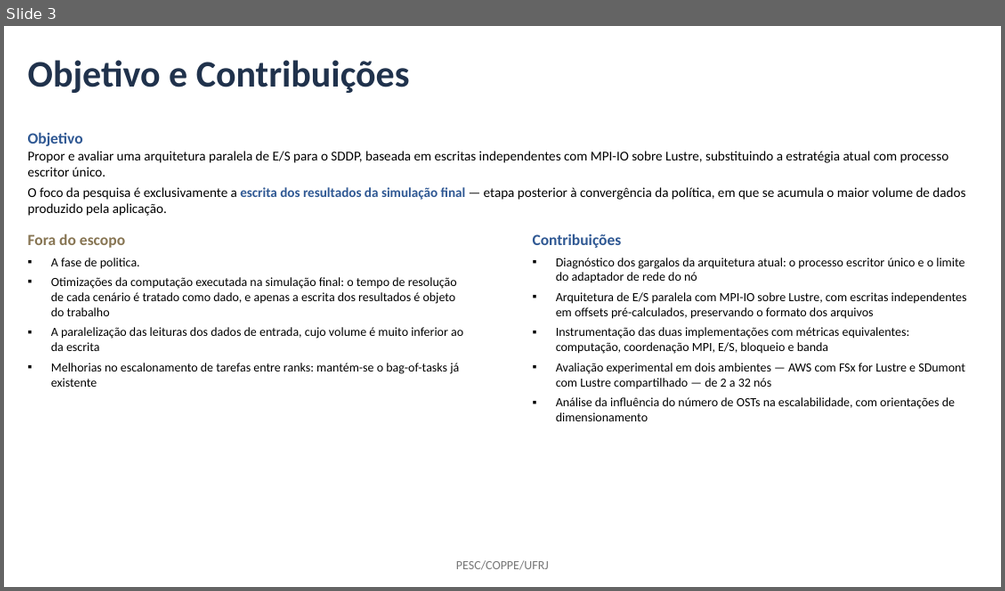
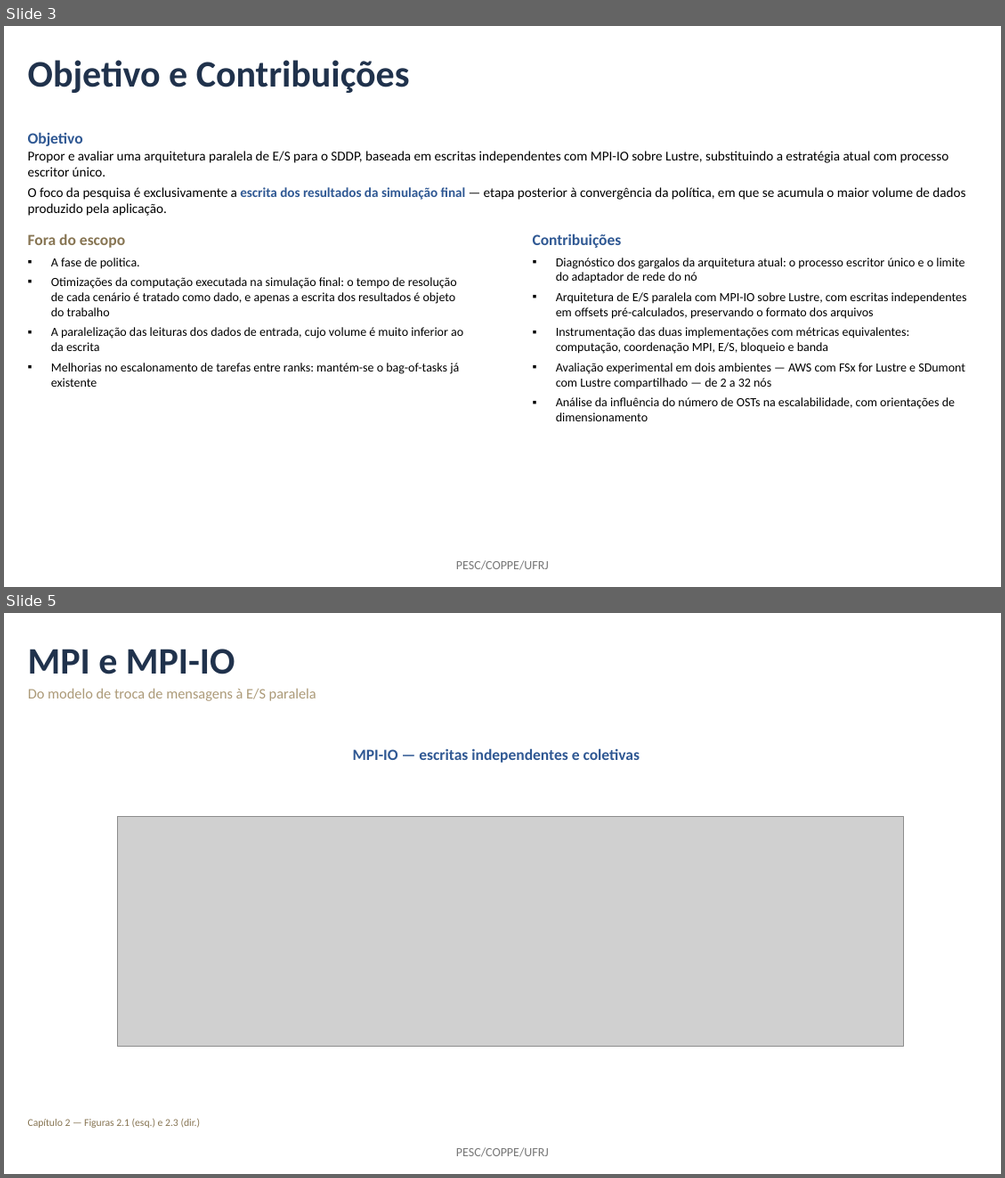
Before and after one commit to mbrcruz/SDDP-MPIO-Latex, a slide deck: Apresentacao/Apresentacao_MPIO.pptx. Shown one above the other, each under a label of ours: slide 3 before the commit, slides 3 and 5 after it; the slides between them are not shown. The pictures are 1005x591 and 1005x1178 pixels, drawn with LibreOffice and Linux fonts; fonts in the diff are those of the drawing; grey boxes stand for pictures. Boxes give left, top, right and bottom in pixels: in the first picture for what was removed or moved away, otherwise in the second. Text is boxed around its words. In the diff, an @@ line names an element or a change of style, - is before the commit and + after.

```diff
--- a/Apresentacao/Apresentacao_MPIO.pptx
+++ b/Apresentacao/Apresentacao_MPIO.pptx
@@ slide 5 added at [4, 613, 1001, 1174], background #FFFFFF; not listed: 1 template element that a slide beside it also shows @@
@@ title added at [28, 649, 235, 674], 36 pt, text #20324C, bold @@
+MPI e MPI-IO
@@ text added at [28, 688, 316, 701], 14 pt, text #AC9A78 @@
+Do modelo de troca de mensagens à E/S paralela
@@ text added at [353, 748, 639, 763], 15 pt, text #2F5893, bold @@
+MPI-IO — escritas independentes e coletivas
@@ picture added at [117, 817, 904, 1046] @@
@@ text added at [28, 1118, 201, 1127], 10 pt, text #877553 @@
+Capítulo 2 — Figuras 2.1 (esq.) e 2.3 (dir.)
```
Also in this commit, not shown: 3 slides changed.
